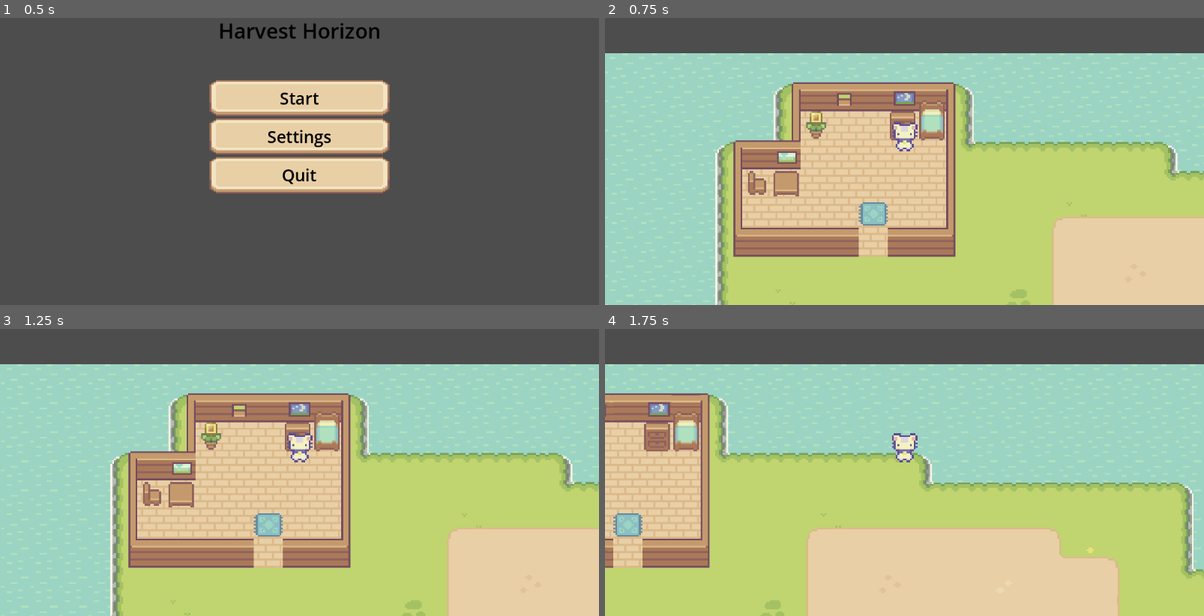
Above: before the commit, frames 1-4 (two rows, left to right).
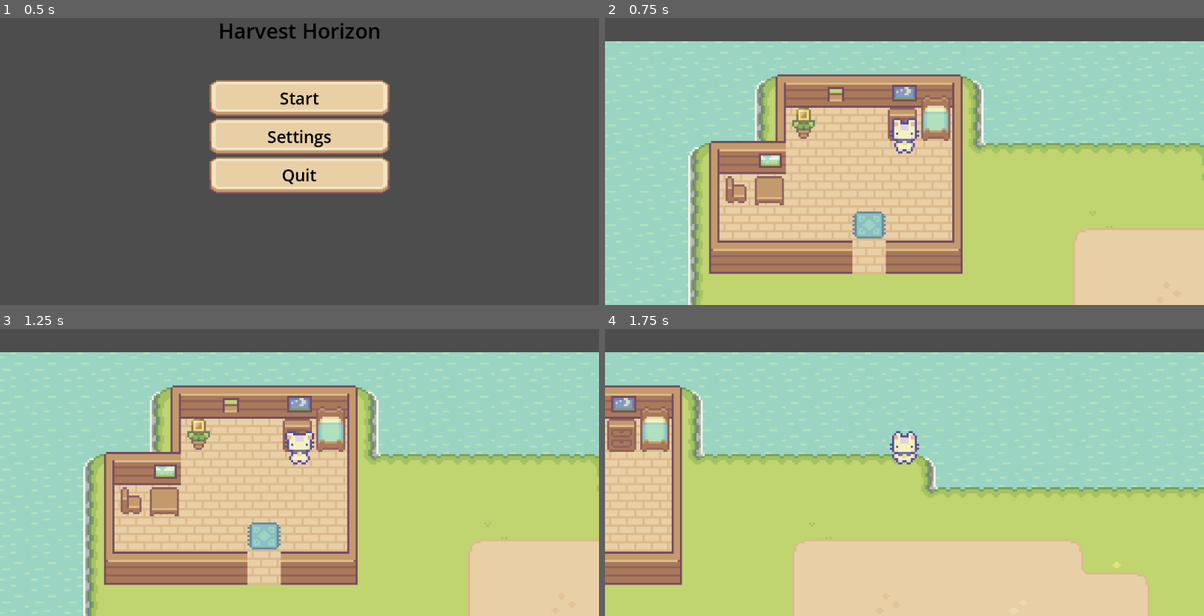
Above: after the commit, the same moments.

Repository: emilykrohn/HarvestHorizon
Game: Godot game, scene res://Scenes/MainMenu/main_menu.tscn
Same seed, same stepped clock (60 frames per second), same inputs: the game is played once before the commit and once after it.
Inputs:
- Up to frame 1 (0.5 s): no input
- Up to frame 2 (0.75 s): click "Start" at 0.5 s
- Up to frame 3 (1.25 s): no input
- Up to frame 4 (1.75 s): tap Enter (ui_accept) at 1.25, 1.52 s; hold Right (ui_right) from 1.28 s (still down)

Frame 1 is identical in both runs. In frame 2, 30% of the frame differs, in the area x 0-100%, y 8-100%; in frame 3, 30%; in frame 4, 22%.

Commit message:
Play forward idle animation on player

Diff:
--- a/Scenes/Game/player.tscn
+++ b/Scenes/Game/player.tscn
@@ -498,16 +498,18 @@
 size = Vector2(14, 17)
 
 [node name="Player" type="CharacterBody2D"]
+texture_filter = 1
 script = ExtResource("1_5vvkx")
 
 [node name="AnimatedSprite2D" type="AnimatedSprite2D" parent="."]
 sprite_frames = SubResource("SpriteFrames_5ub6q")
 animation = &"ForwardIdle"
-frame_progress = 0.175553
+frame = 2
+frame_progress = 0.0680586
 
 [node name="CollisionShape2D" type="CollisionShape2D" parent="."]
 position = Vector2(0, -0.5)
 shape = SubResource("RectangleShape2D_mrw8d")
 
 [node name="Camera2D" type="Camera2D" parent="."]
-zoom = Vector2(3.5, 3.5)
+zoom = Vector2(4, 4)
--- a/Scripts/Game/player.gd
+++ b/Scripts/Game/player.gd
@@ -3,6 +3,8 @@
 
 const SPEED = 300.0
 const JUMP_VELOCITY = -400.0
+
+@onready var animated_sprite_2d = $AnimatedSprite2D
 
 func _physics_process(delta):
 
@@ -18,4 +20,6 @@
 	else:
 		velocity.x = move_toward(velocity.x, 0, SPEED)
 
+	animated_sprite_2d.play("ForwardIdle")
+
 	move_and_slide()
